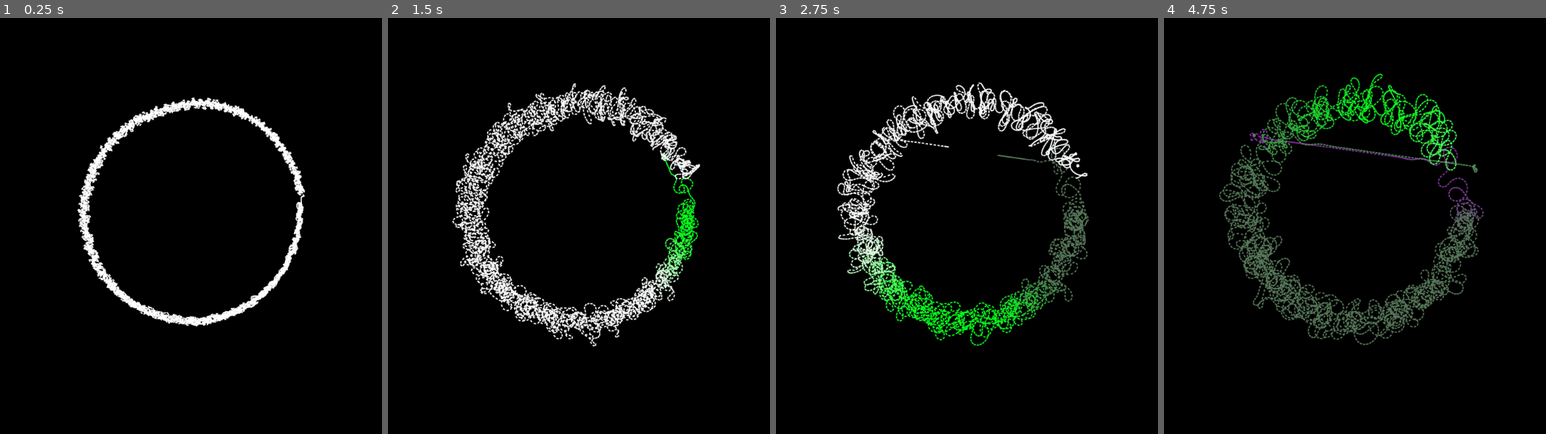
Above: before the commit, frames 1-4 (left to right).
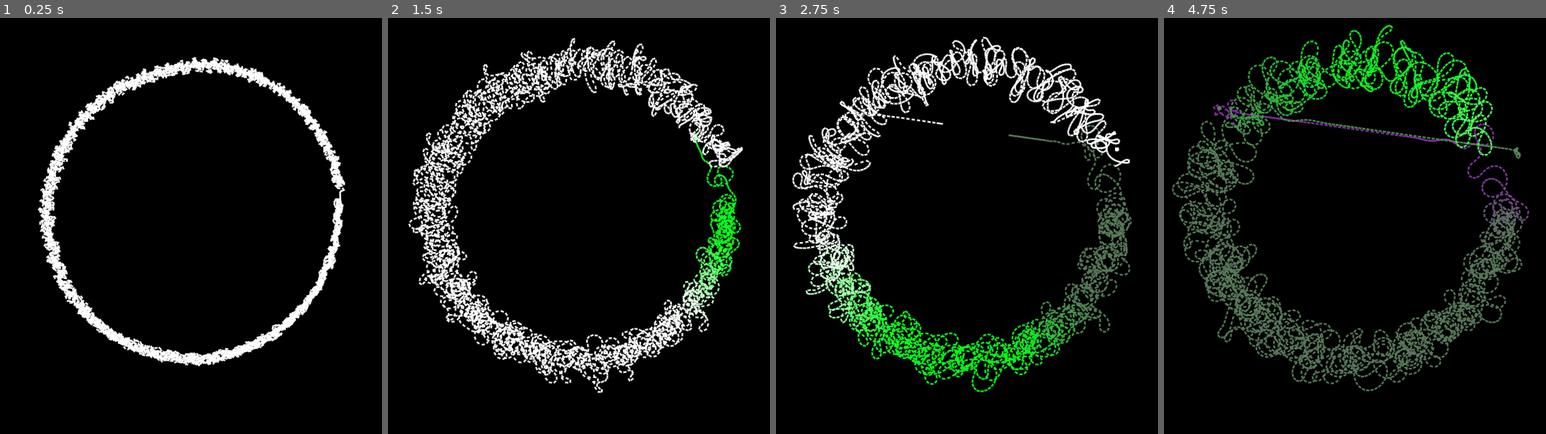
Above: after the commit, the same moments.

Repository: SomegitMissing/EmmaPaitings
Game: Godot game, scene res://camera_2d.tscn
Same seed, same stepped clock (60 frames per second), same inputs: the game is played once before the commit and once after it. The project has no main scene, so this scene is started directly.
Inputs:
- Up to frame 1 (0.25 s): no input
- Up to frame 2 (1.5 s): no input
- Up to frame 3 (2.75 s): no input
- Up to frame 4 (4.75 s): no input

The runs differ from the first frame. In frame 1, 10% of the frame differs, in the area x 9-91%, y 9-84%; in frame 2, 23%; in frame 3, 23%; in frame 4, 23%, in the area x 1-96%, y 1-90%.

Commit message:
✨Creating `fill` function

Diff:
--- a/camera_2d.gd
+++ b/camera_2d.gd
@@ -1,4 +1,3 @@
-class_name Parent
 extends Camera2D
 
 @export var particles: int;
@@ -7,7 +6,12 @@
 var p_arr: Array[Trajectory] = [];
 
 func _ready() -> void:
-	var pi_div_p := (PI / particles) * 2
+	RenderingServer.viewport_set_clear_mode(
+		get_viewport().get_viewport_rid(),
+		RenderingServer.ViewportClearMode.VIEWPORT_CLEAR_NEVER
+	);
+	var pi_div_p := (PI / particles) * 2;
+	print(limit_left);
 
 	for i in particles:
 		var p := Trajectory.new();
@@ -20,7 +24,20 @@
 func _process(_delta: float) -> void:
 	queue_redraw()
 
+func fill(color: Color):
+	var cameraSize := get_viewport_rect().size / zoom;
+
+	draw_rect(Rect2(
+		position.x - cameraSize.x/2,
+		position.y - cameraSize.y/2,
+		cameraSize.x,
+		cameraSize.y,
+	), color);
+
+
 func _draw() -> void:
+	fill(Color(0, 0, 0, 5.0/255));
+
 	var frame_count = Engine.get_process_frames();
 	for i in particles:
 		var i_pi_div := float(i) / particles * PI;
--- a/project.godot
+++ b/project.godot
@@ -18,7 +18,8 @@
 
 window/size/viewport_width=1080
 window/size/viewport_height=1080
-window/size/mode=3
+window/size/window_width_override=800
+window/size/window_height_override=800
 
 [dotnet]
 
